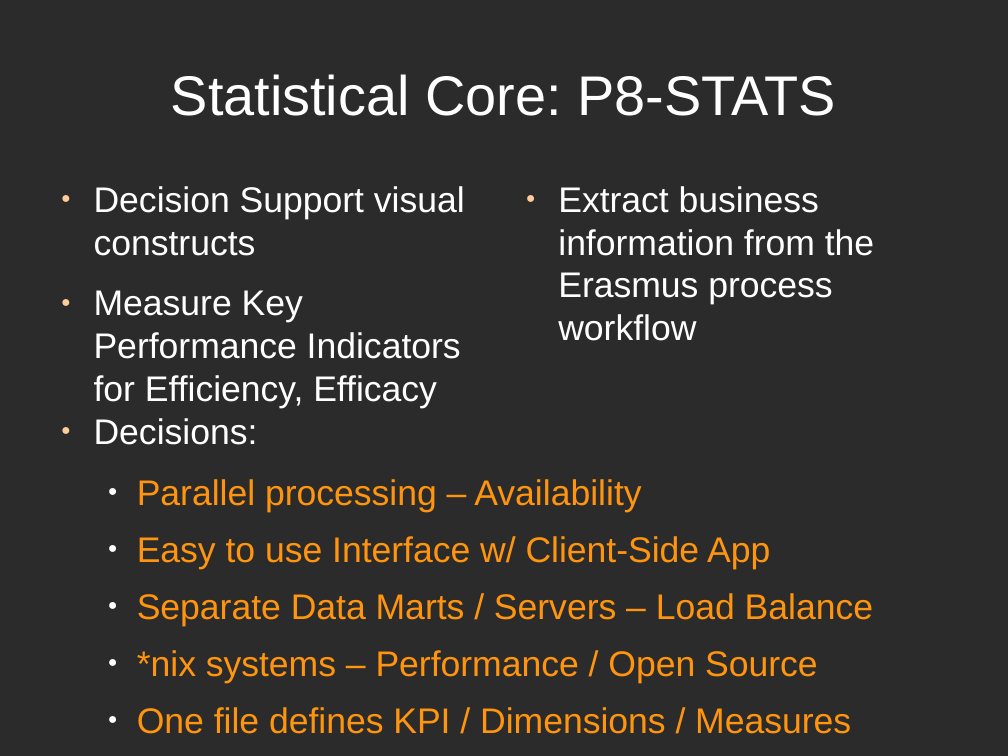
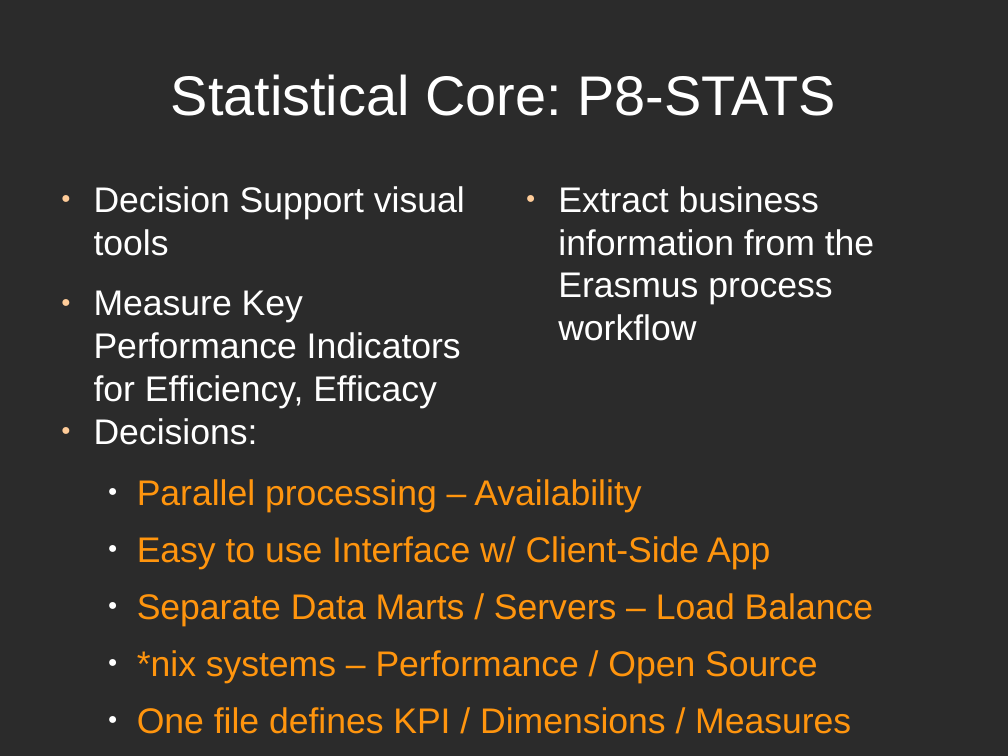
Before and after one commit to djjorjinho/mutworange_2011, a slide deck: slide 1 of documents/presentation/p8stats.odp. Drawn at 1008x756 pixels with LibreOffice and Linux fonts; fonts in the diff are those of the drawing; background and template pictures are left out; a plain dark background stands for a picture behind light text. Boxes give left, top, right and bottom in pixels: in the first picture for what was removed or moved away, otherwise in the second. Text is boxed around its words. In the diff, an @@ line names an element or a change of style, - is before the commit and + after.

Commit message:
text changes

```diff
--- a/documents/presentation/p8stats.odp
+++ b/documents/presentation/p8stats.odp
@@ text at [94, 186, 465, 256]: text changed @@
-● Decision Support visual constructs
+● Decision Support visual tools
```
